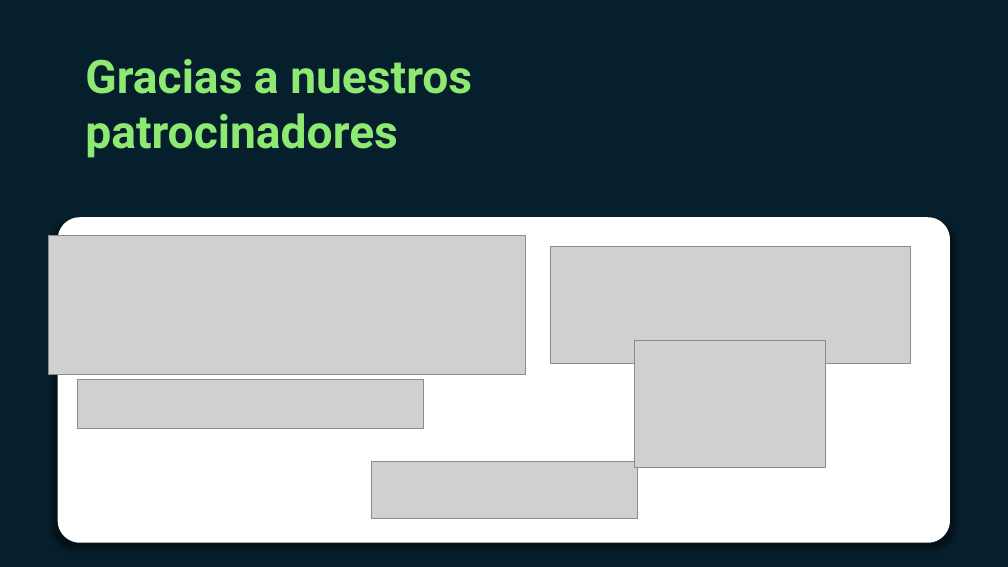
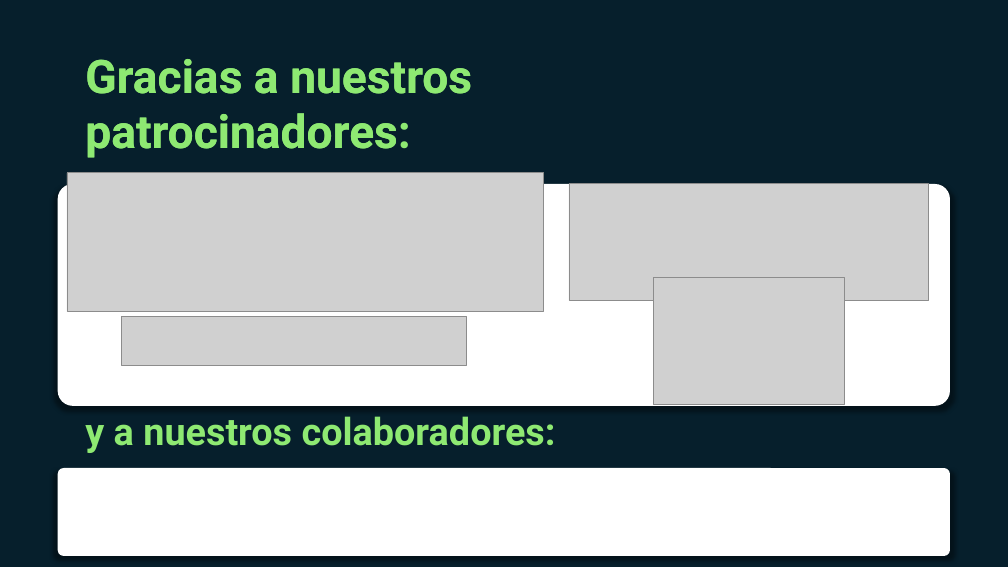
Before and after one commit to ramonrautenstrauch/GlobalAI2025Valencia, a slide deck: slide 6 of Speakers/Global-AI-Bootcamp-Valencia-2025.pptx. Drawn at 1008x567 pixels with LibreOffice and Linux fonts; fonts in the diff are those of the drawing; grey boxes stand for pictures; background and template pictures are left out. Boxes give left, top, right and bottom in pixels: in the first picture for what was removed or moved away, otherwise in the second. Text is boxed around its words. In the diff, an @@ line names an element or a change of style, - is before the commit and + after.

```diff
--- a/Speakers/Global-AI-Bootcamp-Valencia-2025.pptx
+++ b/Speakers/Global-AI-Bootcamp-Valencia-2025.pptx
@@ text added at box(85, 59, 472, 158), 44 pt, text #8EE972, bold @@
+Gracias a nuestros patrocinadores:
@@ picture: place and size @@
-picture at box(48, 236, 526, 374)
+picture at box(67, 173, 544, 312)
@@ rounded rectangle: place and size @@
-rounded rectangle at box(57, 217, 950, 542)
+rounded rectangle at box(57, 184, 950, 406)
@@ picture: place and size @@
-picture at box(551, 247, 910, 363)
+picture at box(569, 184, 929, 300)
@@ picture: place and size @@
-picture at box(635, 340, 827, 467)
+picture at box(653, 278, 845, 404)
@@ picture: place and size @@
-picture at box(78, 380, 423, 428)
+picture at box(121, 317, 467, 365)
@@ text added at box(85, 416, 556, 453), 36 pt, text #8EE972, bold @@
+y a nuestros colaboradores:
@@ rounded rectangle added at box(57, 468, 950, 556), fill #FFFFFF @@
@@ picture removed at box(371, 462, 637, 519) @@
```
Also in this commit, not shown: 2 other slides changed.
